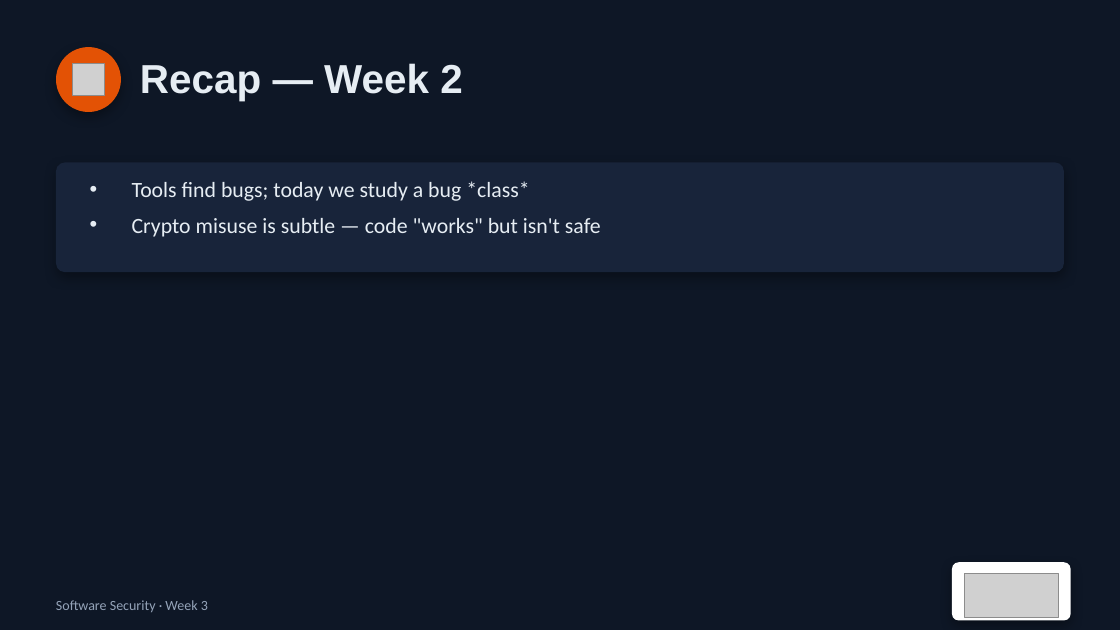
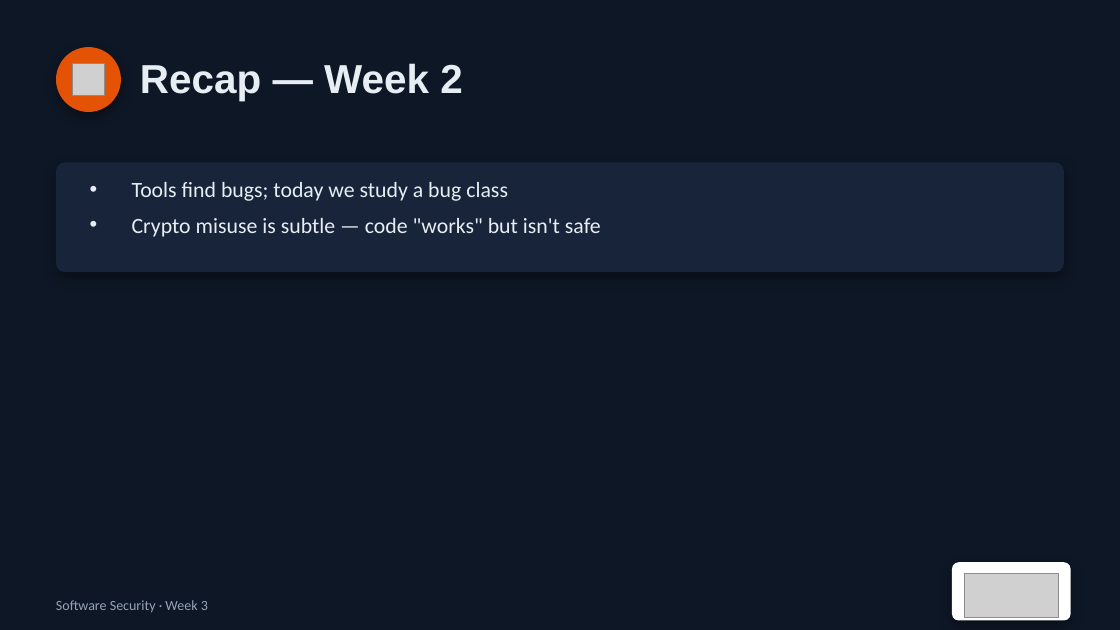
Before and after one commit to nutthakorn7/software-security, a slide deck: slide 3 of slides/pptx/week03.pptx. Drawn at 1120x630 pixels with LibreOffice and Linux fonts; fonts in the diff are those of the drawing; grey boxes stand for pictures. Boxes give left, top, right and bottom in pixels: in the first picture for what was removed or moved away, otherwise in the second. Text is boxed around its words. In the diff, an @@ line names an element or a change of style, - is before the commit and + after.

```diff
--- a/slides/pptx/week03.pptx
+++ b/slides/pptx/week03.pptx
@@ text at box(132, 182, 508, 201): text changed @@
-• Tools find bugs; today we study a bug *class*
+• Tools find bugs; today we study a bug class
```
Also in this commit, not shown: 1 other slide changed, 20 other files.
